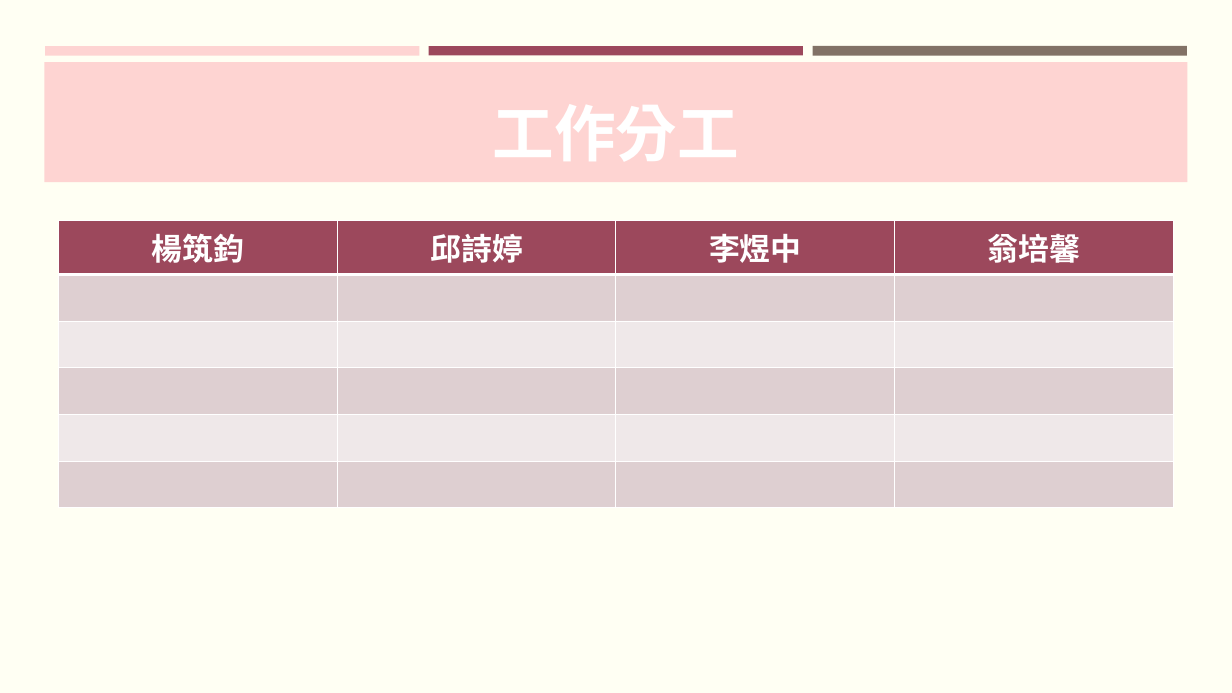
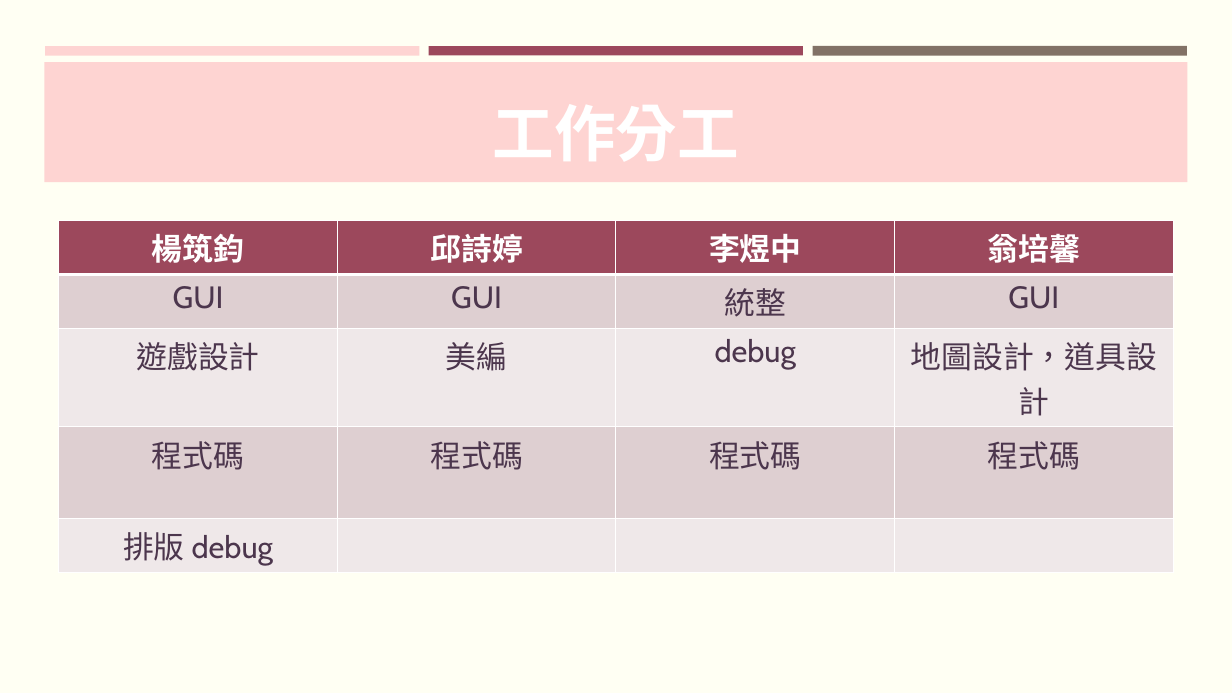
Before and after one commit to FalconLee1011/Java-Final, a slide deck: slide 21 of PPT/JAVA Final project.pptx (slide 20 before the commit). Drawn at 1232x693 pixels with LibreOffice and Linux fonts; fonts in the diff are those of the drawing. Boxes give left, top, right and bottom in pixels: in the first picture for what was removed or moved away, otherwise in the second. Text is boxed around its words. In the diff, an @@ line names an element or a change of style, - is before the commit and + after.

```diff
--- a/PPT/JAVA Final project.pptx
+++ b/PPT/JAVA Final project.pptx
@@ table at box(59, 221, 1176, 569) @@
-row 2:  |  |  | 
-row 3:  |  |  | 
-row 4:  |  |  | 
-row 5:  |  |  | 
-row 6:  |  |  | 
+row 2: GUI | GUI | 統整 | GUI
+row 3: 遊戲設計 | 美編 | debug | 地圖設計，道具設計
+row 4: 程式碼 | 程式碼 | 程式碼 | 程式碼
+row 5: 排版 debug |  |  | 
```
Also in this commit, not shown: 3 other slides changed, 1 slide added, 1 slide removed.
